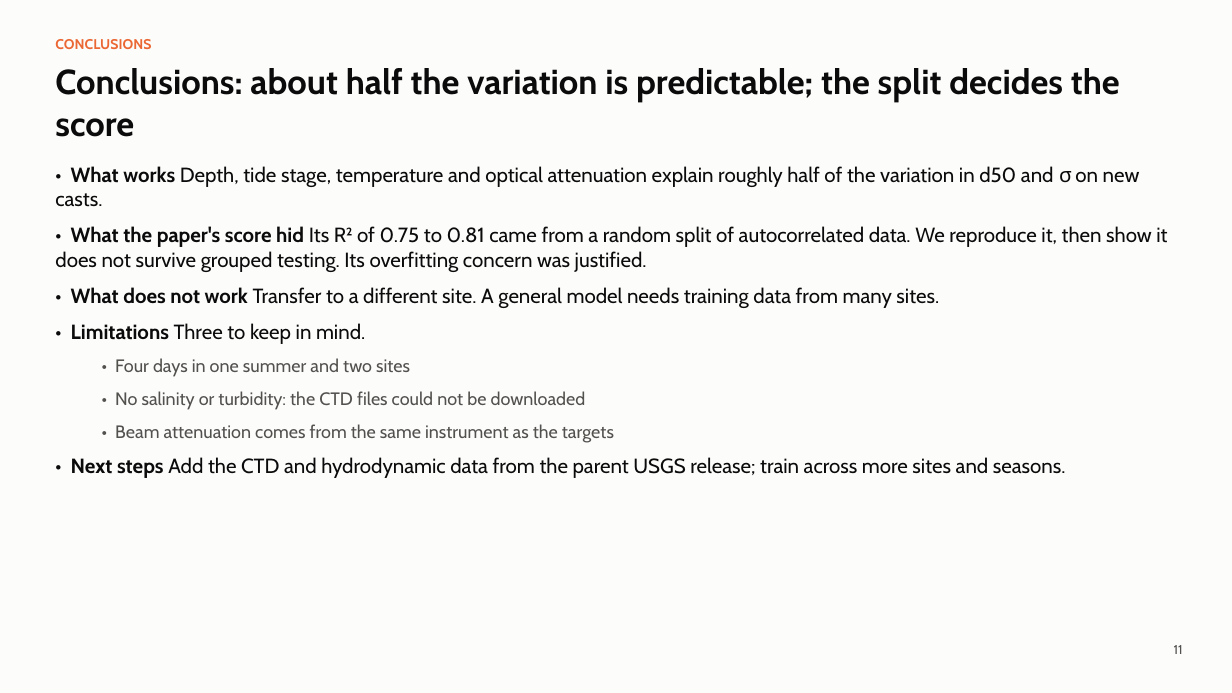
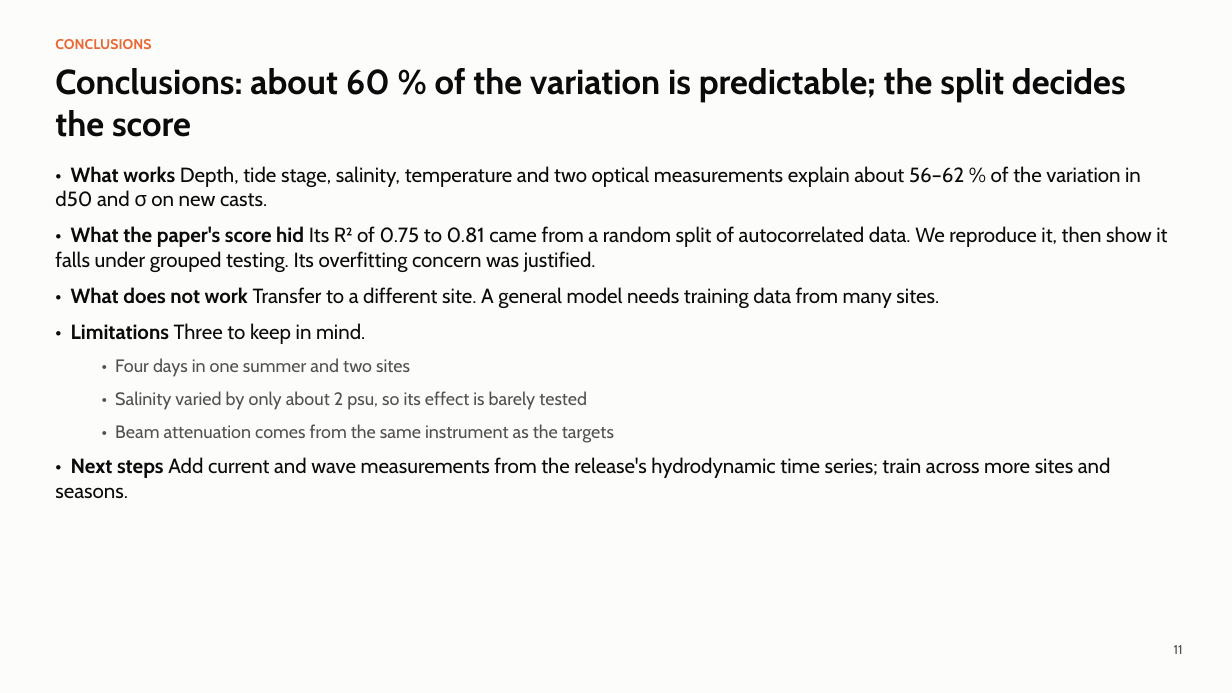
Before and after one commit to Gagana3110/sediment-psd-ml, a slide deck: slide 11 of report/slides.pptx. Drawn at 1232x693 pixels with LibreOffice and Linux fonts; fonts in the diff are those of the drawing. Boxes give left, top, right and bottom in pixels: in the first picture for what was removed or moved away, otherwise in the second. Text is boxed around its words. In the diff, an @@ line names an element or a change of style, - is before the commit and + after.

Commit message:
Add CTD salinity and turbidity; take depth from the CTD
Join CTD casts to LISST casts after correcting the per-day clock offset.
Retrain and regenerate results, figures, write-up and slides.

```diff
--- a/report/slides.pptx
+++ b/report/slides.pptx
@@ text at (55,68,1126,137): text changed @@
-Conclusions: about half the variation is predictable; the split decides the score
+Conclusions: about 60 % of the variation is predictable; the split decides the score
@@ text at (55,166,1167,272): text changed @@
-• What works Depth, tide stage, temperature and optical attenuation explain roughly half of the variation in d50 and σ on new casts.
-• What the paper's score hid Its R² of 0.75 to 0.81 came from a random split of autocorrelated data. We reproduce it, then show it does not survive grouped testing. Its overfitting concern was justified.
+• What works Depth, tide stage, salinity, temperature and two optical measurements explain about 56–62 % of the variation in d50 and σ on new casts.
+• What the paper's score hid Its R² of 0.75 to 0.81 came from a random split of autocorrelated data. We reproduce it, then show it falls under grouped testing. Its overfitting concern was justified.
@@ text at (115,391,587,410): text changed @@
-  • No salinity or turbidity: the CTD files could not be downloaded
+  • Salinity varied by only about 2 psu, so its effect is barely tested
@@ text at (55,457,1111,498): text changed @@
-• Next steps Add the CTD and hydrodynamic data from the parent USGS release; train across more sites and seasons.
+• Next steps Add current and wave measurements from the release's hydrodynamic time series; train across more sites and seasons.
```
Also in this commit, not shown: 6 other slides changed, 22 other files.
